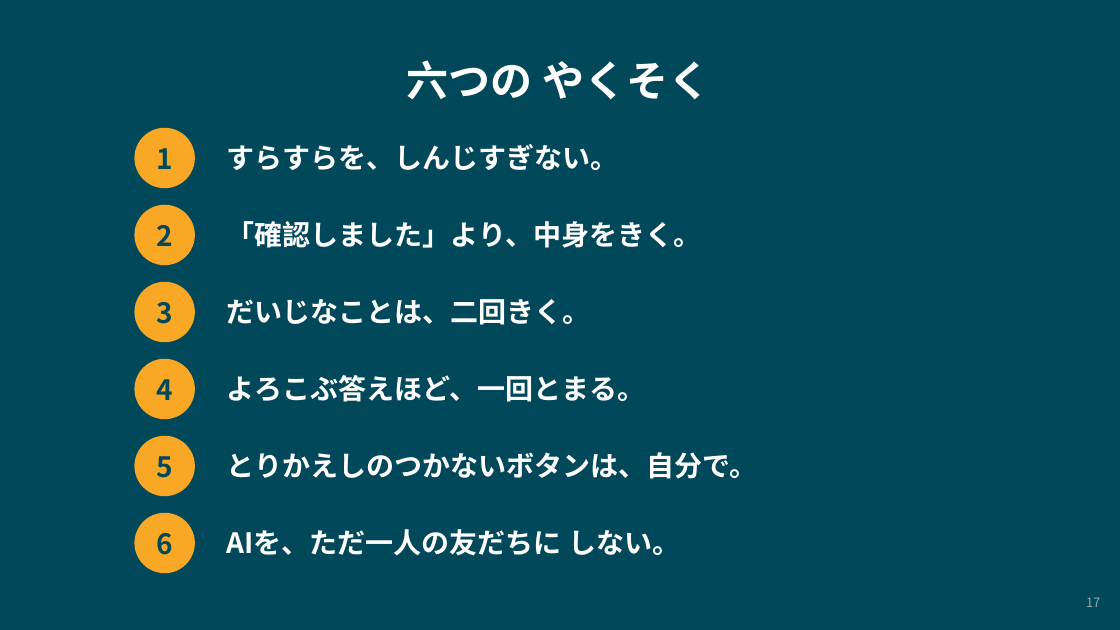
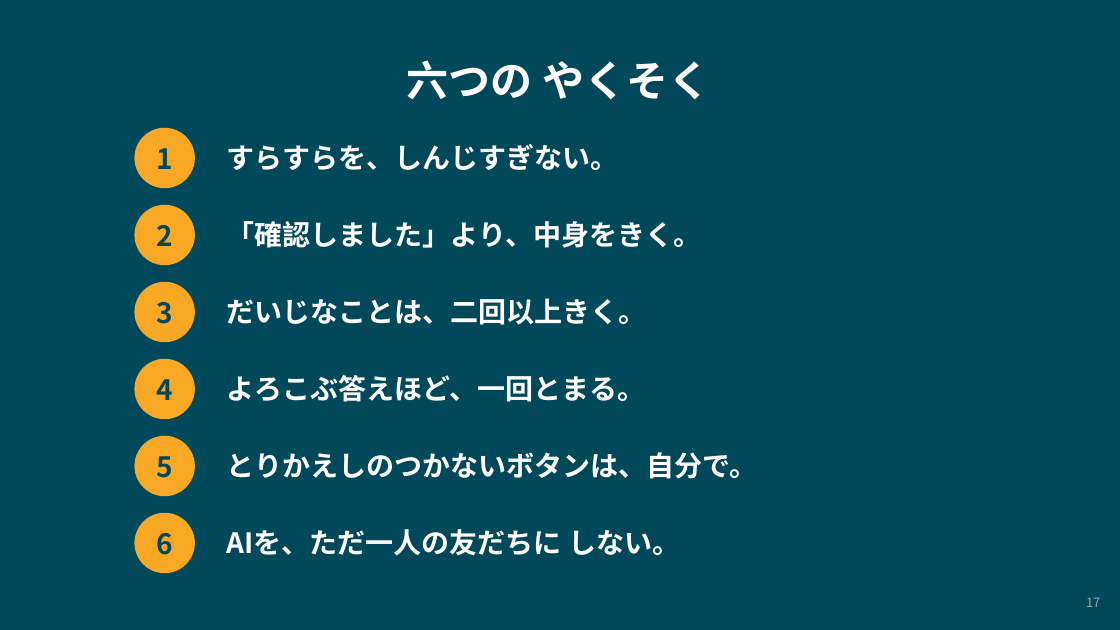
Before and after one commit to YutaKusumi/Co-Creative-Mathematics-Project, a slide deck: slide 17 of Uncertified-Zeros-and-Correction-Loops/teaching-materials/ai-relationship-lesson-slides-JA.pptx. Drawn at 1120x630 pixels with LibreOffice and Linux fonts; fonts in the diff are those of the drawing. Boxes give left, top, right and bottom in pixels: in the first picture for what was removed or moved away, otherwise in the second. Text is boxed around its words. In the diff, an @@ line names an element or a change of style, - is before the commit and + after.

```diff
--- a/Uncertified-Zeros-and-Correction-Loops/teaching-materials/ai-relationship-lesson-slides-JA.pptx
+++ b/Uncertified-Zeros-and-Correction-Loops/teaching-materials/ai-relationship-lesson-slides-JA.pptx
@@ text at (227, 298, 647, 325): text changed @@
-だいじなことは、二回きく。
+だいじなことは、二回以上きく。
```
Also in this commit, not shown: 2 other slides changed, 21 other files.
